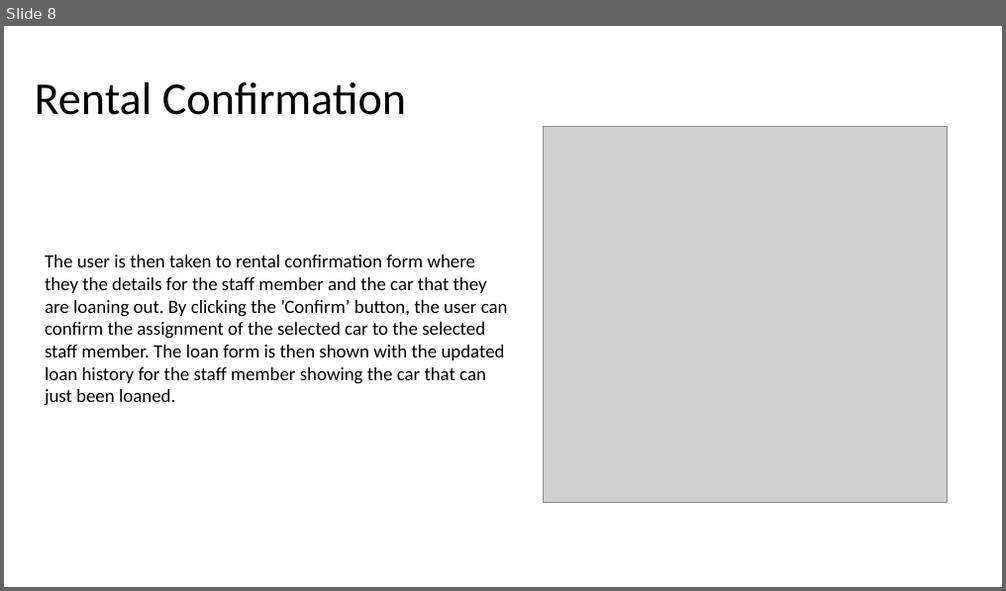
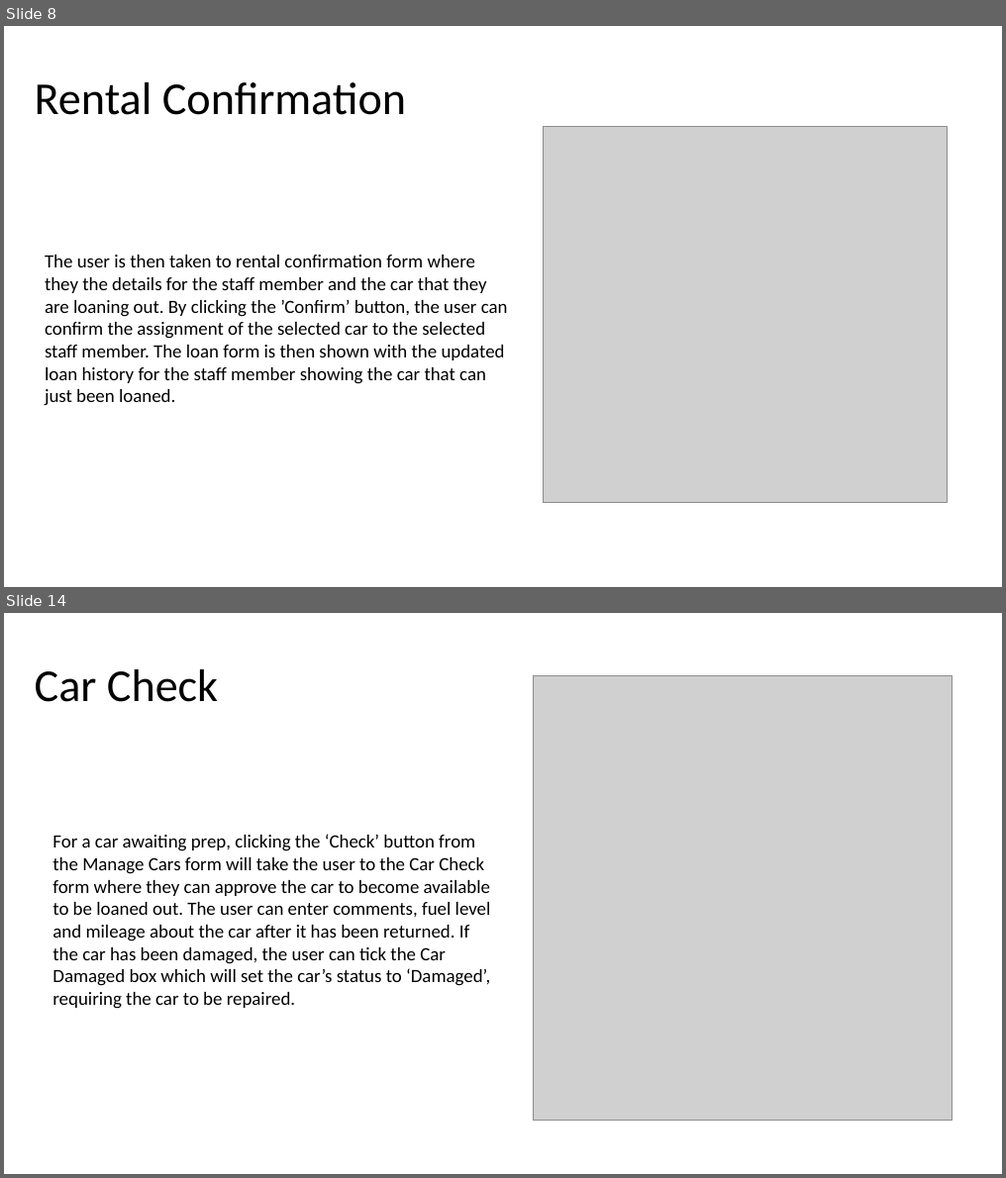
Before and after one commit to DanDecrypted/UniSystems, a slide deck: Walkthrough.pptx. Shown one above the other, each under a label of ours: slide 8 before the commit, slides 8 and 14 after it; the slides between them are not shown. The pictures are 1006x591 and 1006x1178 pixels, drawn with LibreOffice and Linux fonts; fonts in the diff are those of the drawing; grey boxes stand for pictures. Boxes give left, top, right and bottom in pixels: in the first picture for what was removed or moved away, otherwise in the second. Text is boxed around its words. In the diff, an @@ line names an element or a change of style, - is before the commit and + after.

```diff
--- a/Walkthrough.pptx
+++ b/Walkthrough.pptx
@@ slide 14 added at [4, 613, 1002, 1174], background #FFFFFF @@
@@ text added at [35, 669, 218, 702], 44 pt, text #000000 @@
+Car Check
@@ picture added at [534, 676, 952, 1120] @@
@@ text added at [53, 834, 491, 1009], 18 pt, text #000000 @@
+For a car awaiting prep, clicking the ‘Check’ button from the Manage Cars form will take the user to the Car Check form where they can approve the car to become available to be loaned out. The user can enter comments, fuel level and mileage about the car after it has been returned. If the car has been damaged, the user can tick the Car Damaged box which will set the car’s status to ‘Damaged’, requiring the car to be repaired.
```
Also in this commit, not shown: 2 slides changed, 10 other slides added, 4 other files.
